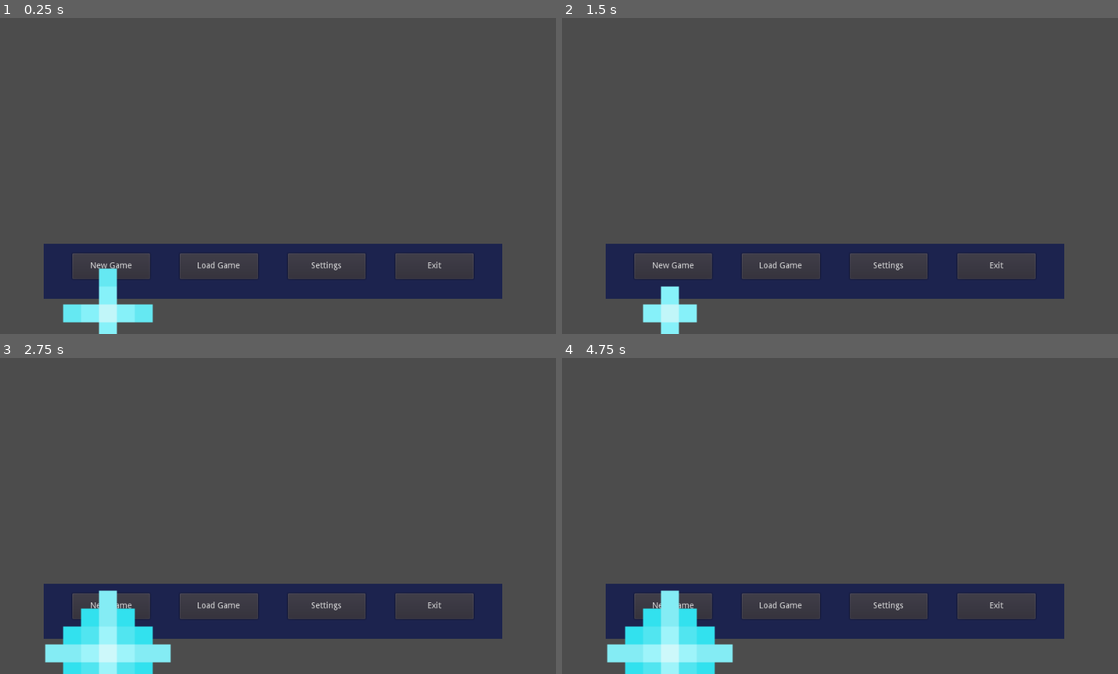
Above: before the commit, frames 1-4 (two rows, left to right).
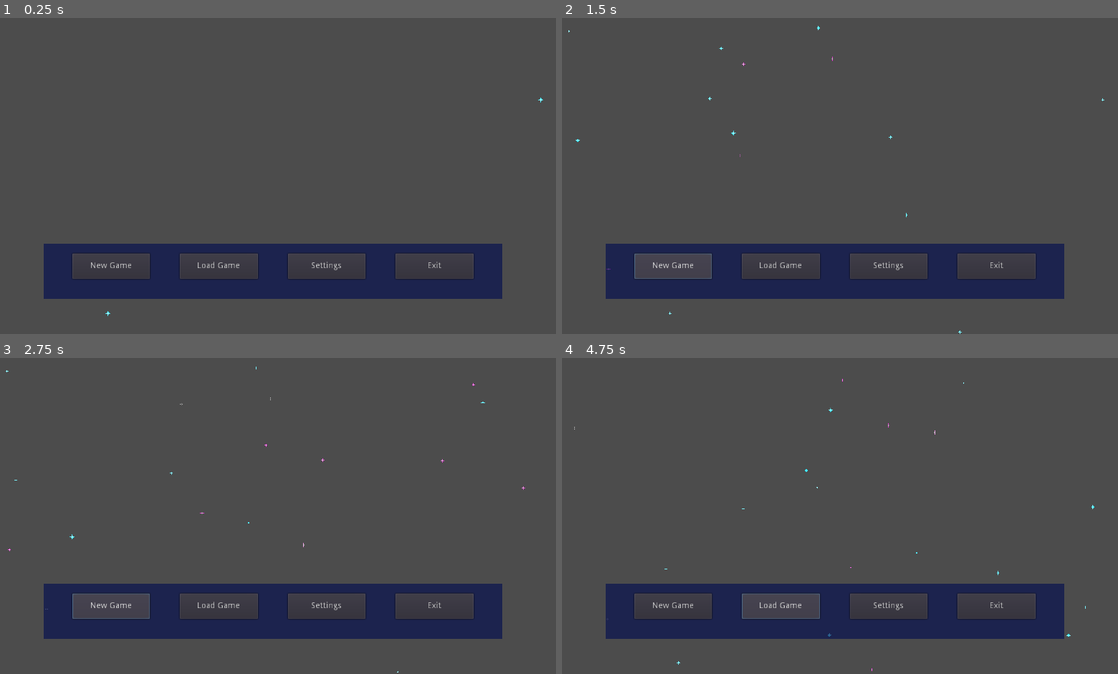
Above: after the commit, the same moments.

Repository: ASDelmagad/pixelated_stellaris
Game: Godot game, scene res://scenes/MainMenu.tscn
The game is run twice, just before and just after one commit, with the same random seed, the same clock (stepped at 60 frames per second) and the same inputs.
Inputs:
- Up to frame 1 (0.25 s): no input
- Up to frame 2 (1.5 s): click "New Game" at 0.5 s; click "New Game" at 1.25 s
- Up to frame 3 (2.75 s): click "New Game" at 2 s
- Up to frame 4 (4.75 s): click "Load Game" at 4.25 s

The runs differ from the first frame. In frame 1, 1.6% of the frame differs, in the area x 11-98%, y 25-100%; in frame 2, 1.1%; in frame 3, 3.8%; in frame 4, 3.8%, in the area x 2-96%, y 6-100%.
Error before the commit: Attempt to call function 'get_root' in base 'null instance' on a null instance. (res://scenes/SettingsMenu/Resolutions.gd:7)

Commit message:
Worked on background and resolution settings

Diff:
--- a/project.godot
+++ b/project.godot
@@ -19,7 +19,7 @@
 window/size/width=960
 window/size/height=540
 window/size/resizable=false
-window/stretch/mode="viewport"
+window/stretch/mode="2d"
 window/stretch/aspect="expand"
 
 [physics]
--- a/scenes/Background.tscn
+++ b/scenes/Background.tscn
@@ -12,7 +12,6 @@
 
 [node name="Timer" type="Timer" parent="."]
 wait_time = 0.1
-one_shot = true
 autostart = true
 
 [connection signal="timeout" from="Timer" to="." method="_on_Timer_timeout"]
--- /dev/null
+++ b/scenes/Background/AnimationPlayer.gd
@@ -0,0 +1,17 @@
+extends AnimationPlayer
+
+
+# Declare member variables here. Examples:
+# var a: int = 2
+# var b: String = "text"
+
+
+# Called when the node enters the scene tree for the first time.
+func _ready() -> void:
+	self.play("play")
+	pass # Replace with function body.
+
+
+# Called every frame. 'delta' is the elapsed time since the previous frame.
+#func _process(delta: float) -> void:
+#	pass
--- a/scenes/Background/Background.gd
+++ b/scenes/Background/Background.gd
@@ -27,9 +27,9 @@
 func create_random_star():
 	var starNode: Node2D = load("scenes/Background/StarNode.tscn").instance()
 
+	self.add_child(starNode)
 	starNode.connect("animation_finished", self, "_on_StarNode_animation_finished")
 
-	self.add_child(starNode)
 	starNode.position = random_position(self.get_rect().size.x, self.get_rect().size.y)
 
 func random_position(x, y):
--- a/scenes/Background/StarNode.gd
+++ b/scenes/Background/StarNode.gd
@@ -9,6 +9,8 @@
 
 # Called when the node enters the scene tree for the first time.
 func _ready():
+	self.global_scale.x = 0.03
+	self.global_scale.y = 0.03
 	pass # Replace with function body.
 
 
--- a/scenes/Background/StarNode.tscn
+++ b/scenes/Background/StarNode.tscn
@@ -1,9 +1,10 @@
-[gd_scene load_steps=17 format=2]
+[gd_scene load_steps=18 format=2]
 
 [ext_resource path="res://scenes/Background/StarnodeSprite.gd" type="Script" id=1]
 [ext_resource path="res://resources/sprite/backgroundstars/linepinkstar.png" type="Texture" id=2]
 [ext_resource path="res://resources/sprite/backgroundstars/circlelightbluestar.png" type="Texture" id=3]
 [ext_resource path="res://scenes/Background/StarNode.gd" type="Script" id=4]
+[ext_resource path="res://scenes/Background/AnimationPlayer.gd" type="Script" id=5]
 
 [sub_resource type="AtlasTexture" id=1]
 flags = 4
@@ -90,11 +91,12 @@
 [node name="AnimatedSprite" type="AnimatedSprite" parent="."]
 frames = SubResource( 11 )
 animation = "CircleLightblueStar"
-frame = 3
-playing = true
+frame = 4
 script = ExtResource( 1 )
 
 [node name="AnimationPlayer" type="AnimationPlayer" parent="."]
+method_call_mode = 1
 anims/play = SubResource( 12 )
+script = ExtResource( 5 )
 
 [connection signal="animation_finished" from="AnimationPlayer" to="." method="_on_AnimationPlayer_animation_finished"]
--- a/scenes/MainMenu.tscn
+++ b/scenes/MainMenu.tscn
@@ -60,18 +60,21 @@
 anchor_right = 0.9
 anchor_bottom = 0.73
 
+[node name="Background" parent="." instance=ExtResource( 3 )]
+show_behind_parent = true
+mouse_filter = 2
+
 [node name="ColorRect" type="ColorRect" parent="."]
 show_behind_parent = true
 anchor_left = 0.1
 anchor_top = 0.72
 anchor_right = 0.9
 anchor_bottom = 0.89
+mouse_filter = 2
 color = Color( 0, 0.0431373, 0.313726, 0.627451 )
 __meta__ = {
 "_edit_use_anchors_": false
 }
 
-[node name="Background" parent="." instance=ExtResource( 3 )]
-
 [connection signal="pressed" from="HBoxContainer/BtnSettings" to="." method="_on_BtnSettings_pressed"]
 [connection signal="pressed" from="HBoxContainer/BtnExit" to="." method="_on_BtnExit_pressed"]
--- a/scenes/SettingsMenu.tscn
+++ b/scenes/SettingsMenu.tscn
@@ -3,10 +3,15 @@
 [ext_resource path="res://scenes/SettingsMenu/SettingsMenu.gd" type="Script" id=1]
 [ext_resource path="res://scenes/SettingsMenu/Resolutions.gd" type="Script" id=2]
 
-[node name="SettingsMenu" type="Control"]
+[node name="SettingsMenu" type="Control" groups=[
+"settings",
+]]
 anchor_right = 1.0
 anchor_bottom = 1.0
 script = ExtResource( 1 )
+__meta__ = {
+"_edit_use_anchors_": false
+}
 
 [node name="TabContainer" type="TabContainer" parent="."]
 anchor_right = 1.0
@@ -22,6 +27,7 @@
 margin_bottom = -4.0
 
 [node name="Video Settings" type="Tabs" parent="TabContainer"]
+visible = false
 anchor_right = 1.0
 anchor_bottom = 1.0
 margin_left = 4.0
@@ -50,7 +56,9 @@
 margin_bottom = 27.0
 text = "  Resolution: "
 
-[node name="OptionButton" type="OptionButton" parent="TabContainer/Video Settings/ScrollContainer/VBoxContainer/HBoxContainer"]
+[node name="OptionButton" type="OptionButton" parent="TabContainer/Video Settings/ScrollContainer/VBoxContainer/HBoxContainer" groups=[
+"settings",
+]]
 margin_left = 88.0
 margin_right = 182.0
 margin_bottom = 40.0
--- a/scenes/SettingsMenu/Resolutions.gd
+++ b/scenes/SettingsMenu/Resolutions.gd
@@ -1,10 +1,9 @@
 extends OptionButton
-
 
 # Declare member variables here. Examples:
 # var a = 2
 # var b = "text"
-var root = get_tree().get_root()
+var root = 0
 
 var resolutions = [
 	[640, 360],
@@ -23,10 +22,13 @@
 
 # Called when the node enters the scene tree for the first time.
 func _ready():
+	root = get_tree().get_nodes_in_group("settings")[0]
+
 	resolution = root.settings[section][key]
-
-	for i in range(0, resolutions.count()):
-		self.add_item("{}x{}".format(resolutions[i][0], resolutions[i][1]), i)
+	print(resolution)
+	for i in range(0, resolutions.size()):
+		print(i)
+		self.add_item("{0}x{1}".format([resolutions[i][0], resolutions[i][1]]), i)
 
 # Called every frame. 'delta' is the elapsed time since the previous frame.
 #func _process(delta):
Not shown, changed: pixel_stellaris.exe~RF42104523.TMP
Not shown, changed: pixel_stellaris.exe~RF4212038c.TMP
Not shown, changed: pixel_stellaris.exe~RF421c98d6.TMP
Not shown, changed: pixel_stellaris.pck
